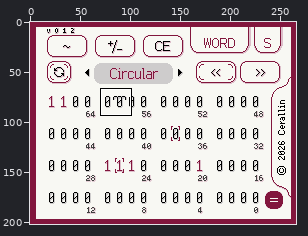
Pixel-art file, stored at design/HexCalculatorDS-sub-binary.ase. Above: a wide view before the commit, with the close-up outlined.
Close-up. Before the commit:
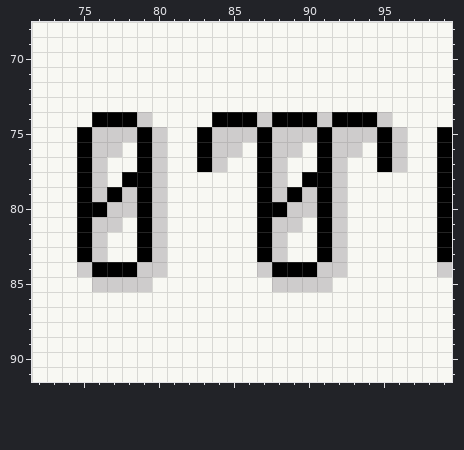
266x202 pixels, 1 frame. Shown: x 72..99, y 68..91.
Now the later version:
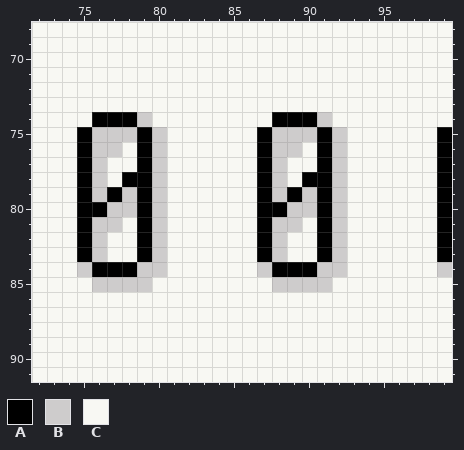
Palette (. is transparent): A #000000  B #cecccc  C #f8f8f3
From old to new:
Layer "shift类型切换/Circular":
y 74: x 84..87 AAAB -> CCCC; x 92..95 AAAB -> CCCC
y 75: x 83..86 ABBB -> CCCC; x 93..96 BBAB -> CCCC
y 76: x 83..85 ABB -> CCC; x 93 B -> C; x 95..96 AB -> CC
y 77: x 83..84 AB -> CC; x 95..96 AB -> CC
Changed places in both close-ups, as pixel boxes (x1, y1, x2, y2):
changed: (197, 112, 407, 172)
